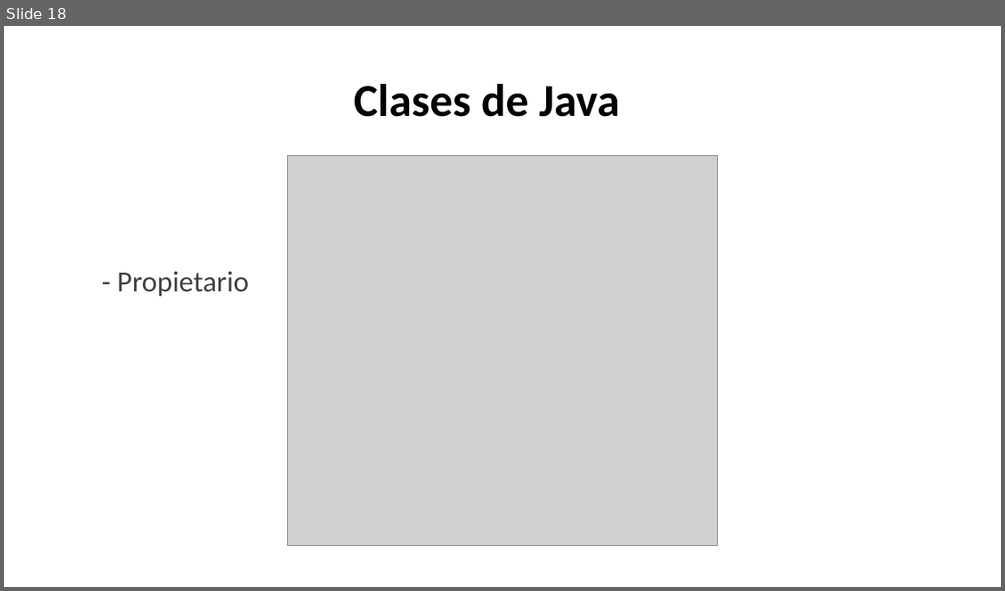
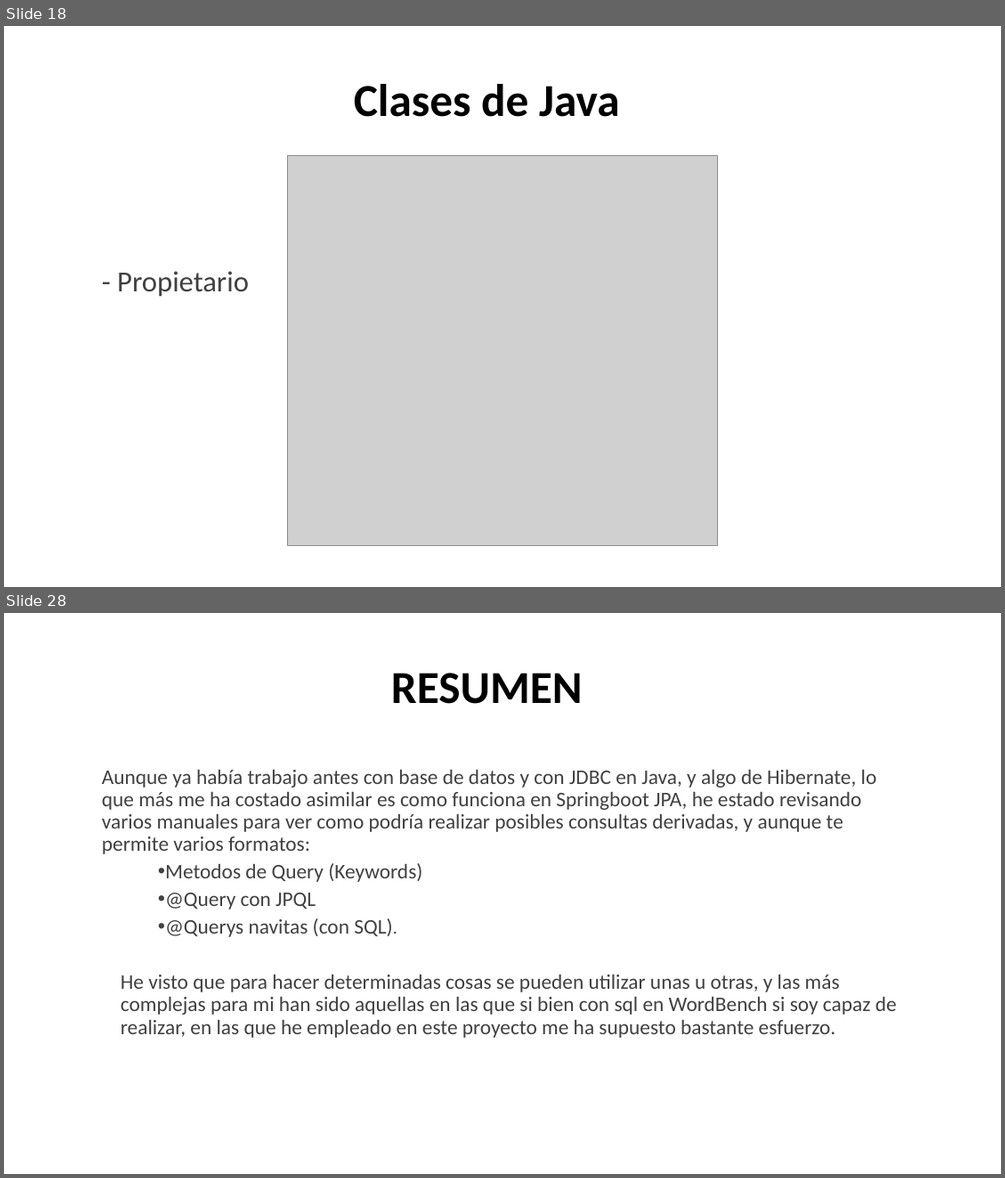
Before and after one commit to Peypa0512/Proyecto_Final, a slide deck: Presentación proyecto.pptx. Shown one above the other, each under a label of ours: slide 18 before the commit, slides 18 and 28 after it; the slides between them are not shown. The pictures are 1005x591 and 1005x1178 pixels, drawn with LibreOffice and Linux fonts; fonts in the diff are those of the drawing; grey boxes stand for pictures. Boxes give left, top, right and bottom in pixels: in the first picture for what was removed or moved away, otherwise in the second. Text is boxed around its words. In the diff, an @@ line names an element or a change of style, - is before the commit and + after.

```diff
--- a/Presentación proyecto.pptx
+++ b/Presentación proyecto.pptx
@@ slide 28 added at [4,613,1001,1174], background #FFFFFF @@
@@ title added at [391,673,582,704], 44 pt, text #000000, bold @@
+RESUMEN
@@ text added at [102,770,897,1038], 20 pt, text #404040 @@
+  Aunque ya había trabajo antes con base de datos y con JDBC en Java, y algo de Hibernate, lo que más me ha costado asimilar es como funciona en Springboot JPA, he estado revisando varios manuales para ver como podría realizar posibles consultas derivadas, y aunque te permite varios formatos:
+  • Metodos de Query (Keywords)
+  • @Query con JPQL
+  • @Querys navitas (con SQL).
+  He visto que para hacer determinadas cosas se pueden utilizar unas u otras, y las más complejas para mi han sido aquellas en las que si bien con sql en WordBench si soy capaz de realizar, en las que he empleado en este proyecto me ha supuesto bastante esfuerzo.
```
Also in this commit, not shown: 2 slides changed, 9 other slides added, 11 other files.
